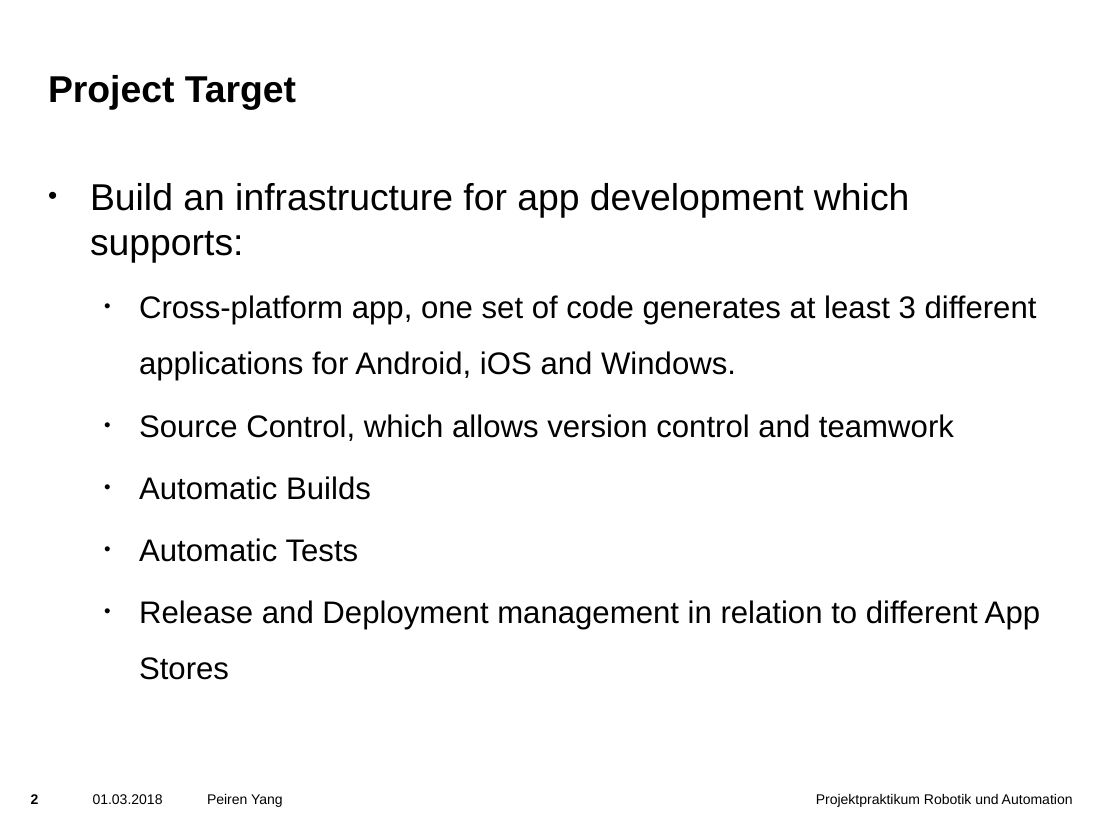
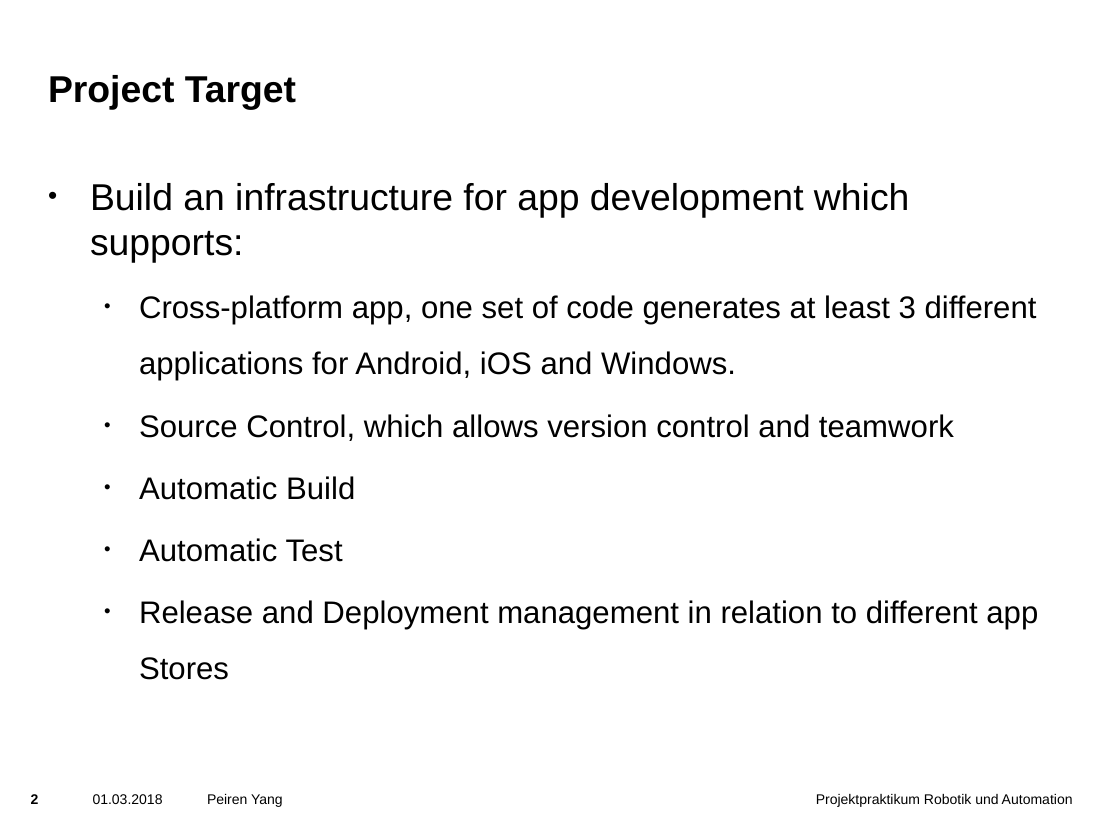
Before and after one commit to yangpeiren/SimpleCalculator, a slide deck: slide 2 of SimpleCalculator/doc/Cross-Platform App Development with Xamarin and Visual Studio App Center.pptx. Drawn at 1120x840 pixels with LibreOffice and Linux fonts; fonts in the diff are those of the drawing; background and template pictures are left out. Boxes give left, top, right and bottom in pixels: in the first picture for what was removed or moved away, otherwise in the second. Text is boxed around its words. In the diff, an @@ line names an element or a change of style, - is before the commit and + after.

```diff
--- a/SimpleCalculator/doc/Cross-Platform App Development with Xamarin and Visual Studio App Center.pptx
+++ b/SimpleCalculator/doc/Cross-Platform App Development with Xamarin and Visual Studio App Center.pptx
@@ text at (139,476,1038,680): text changed @@
-  • Automatic Builds
-  • Automatic Tests
-  • Release and Deployment management in relation to different App Stores
+  • Automatic Build
+  • Automatic Test
+  • Release and Deployment management in relation to different app Stores
```
Also in this commit, not shown: 1 other slide changed, 14 slides added, 14 slides removed.
